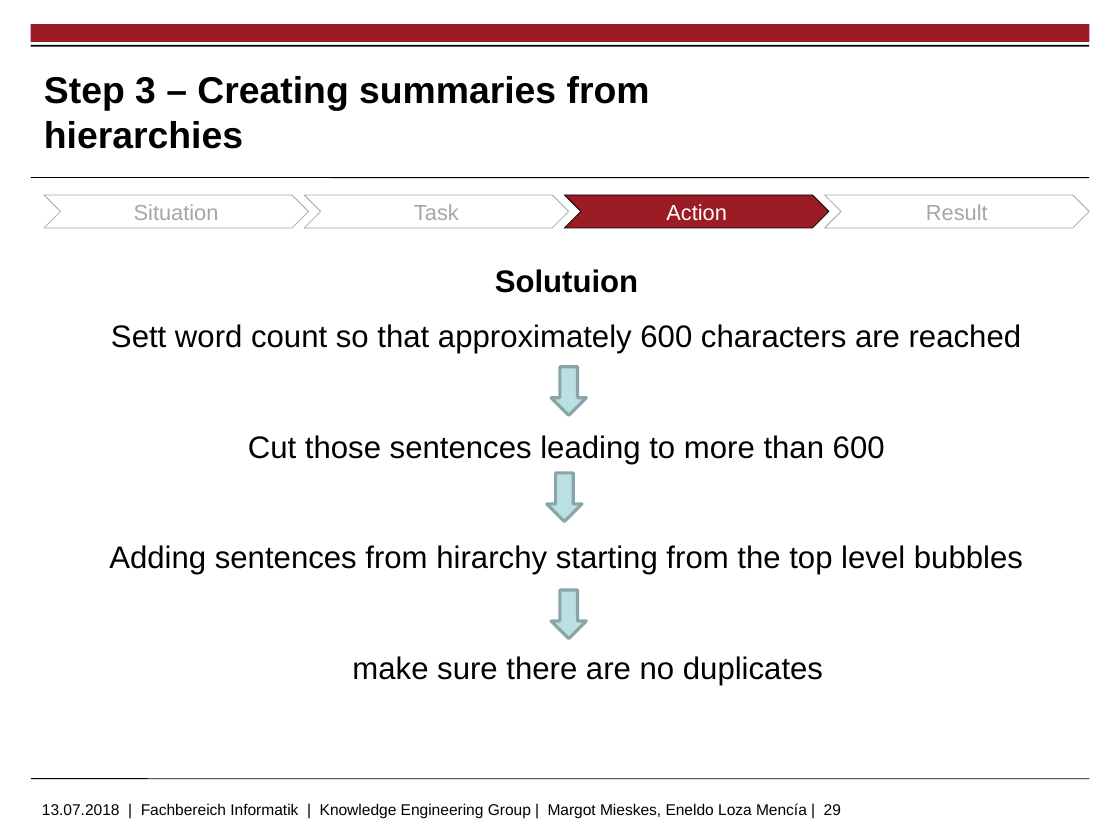
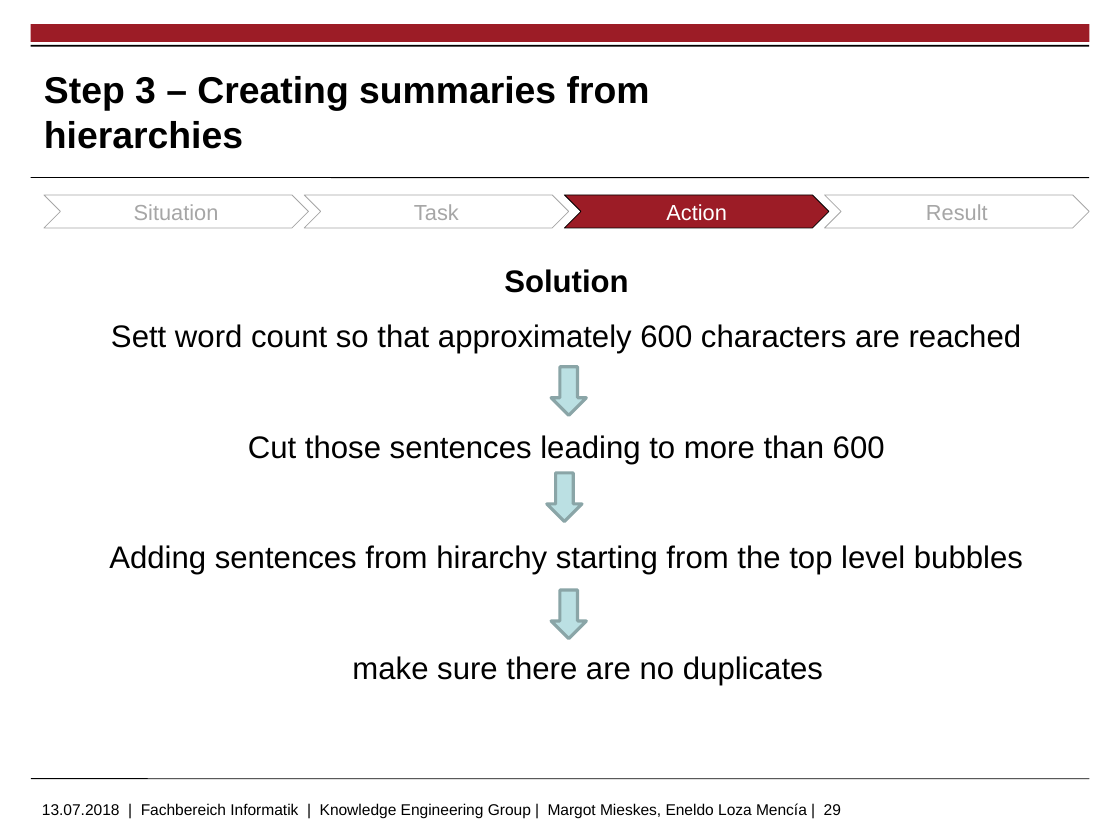
Before and after one commit to markushoehn/Auto_TextSum, a slide deck: slide 29 of presentation/20180713 Gruppe 5 - final.pptx. Drawn at 1120x840 pixels with LibreOffice and Linux fonts; fonts in the diff are those of the drawing; background and template pictures are left out. Boxes give left, top, right and bottom in pixels: in the first picture for what was removed or moved away, otherwise in the second. Text is boxed around its words. In the diff, an @@ line names an element or a change of style, - is before the commit and + after.

```diff
--- a/presentation/20180713 Gruppe 5 - final.pptx
+++ b/presentation/20180713 Gruppe 5 - final.pptx
@@ text at (504, 269, 628, 293): text changed @@
-Solutuion
+Solution
```
Also in this commit, not shown: 7 other slides changed, 6 other files.
